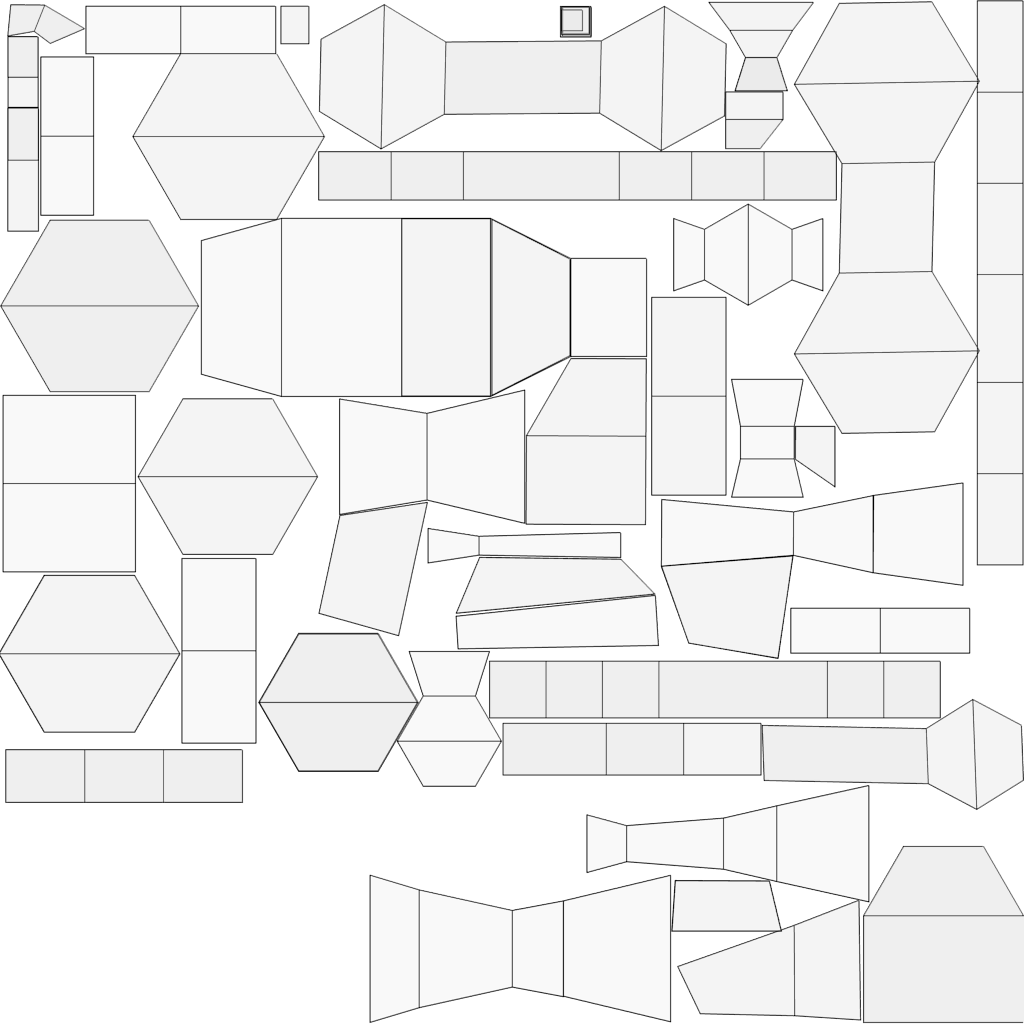
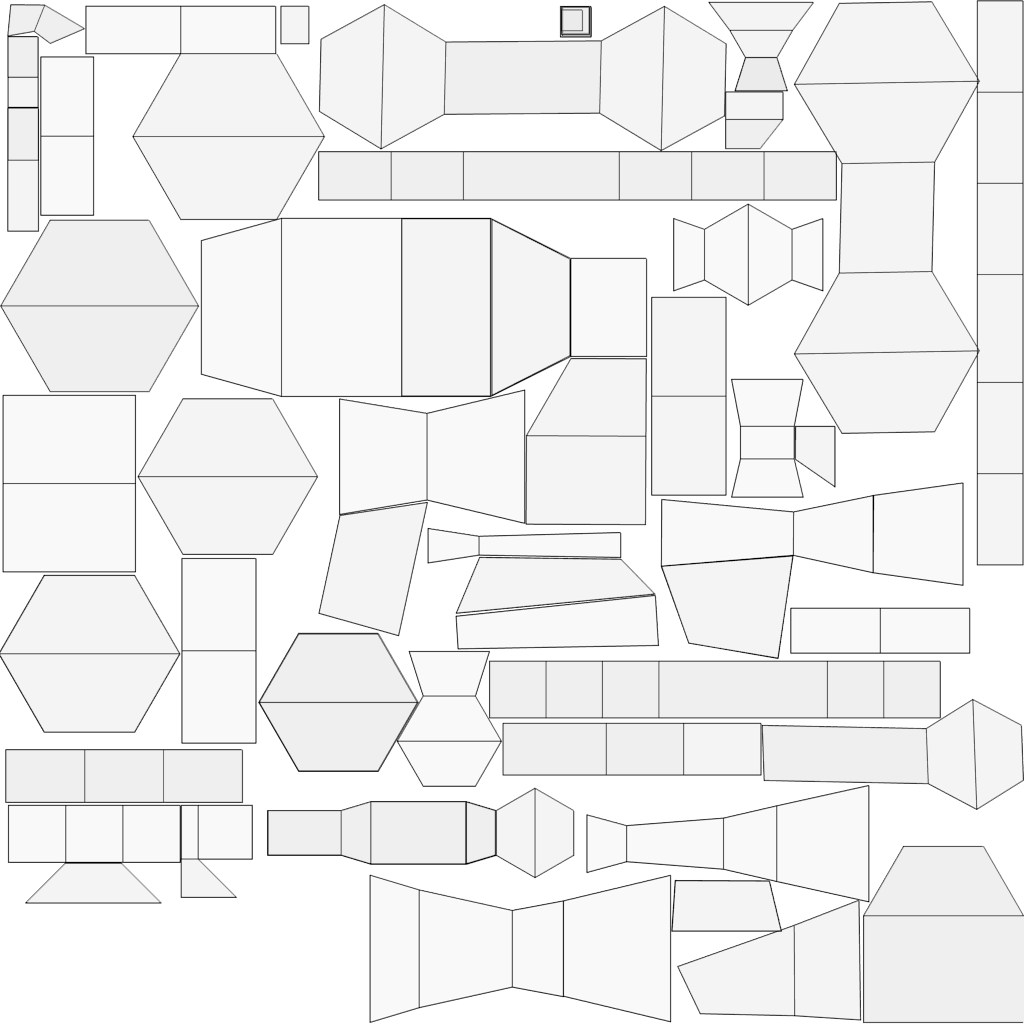
Layers edited between the first and the second 1024px x 1024px image:
added layer "anddem.png #12" above "anddem.png #11" over [7, 787, 575, 904]
